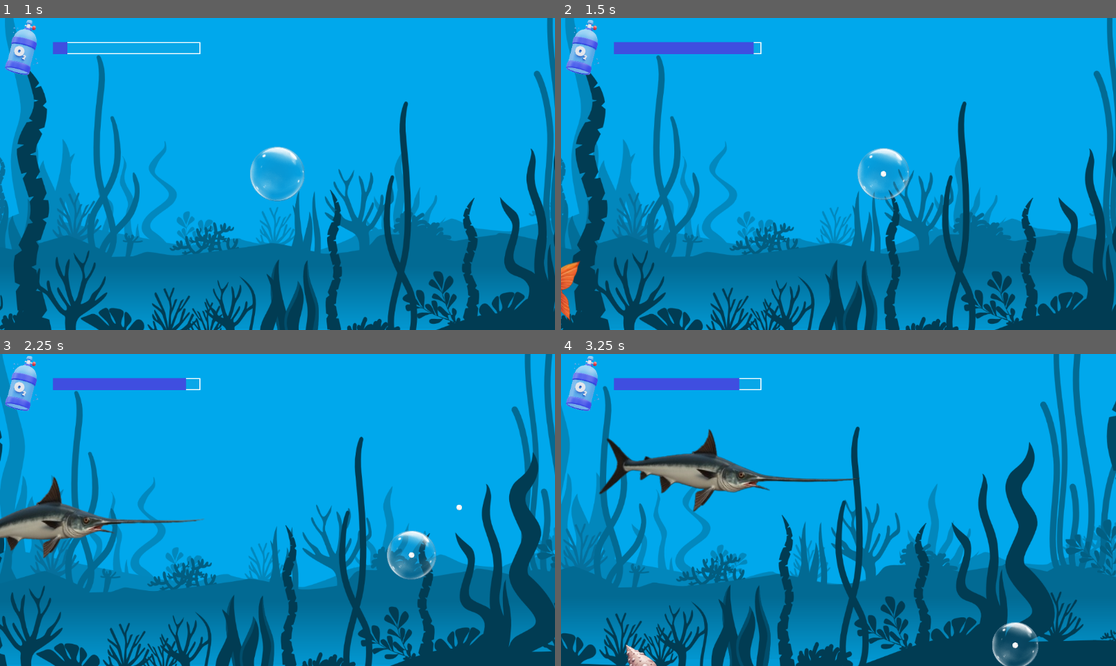
Above: before the commit, frames 1-4 (two rows, left to right).
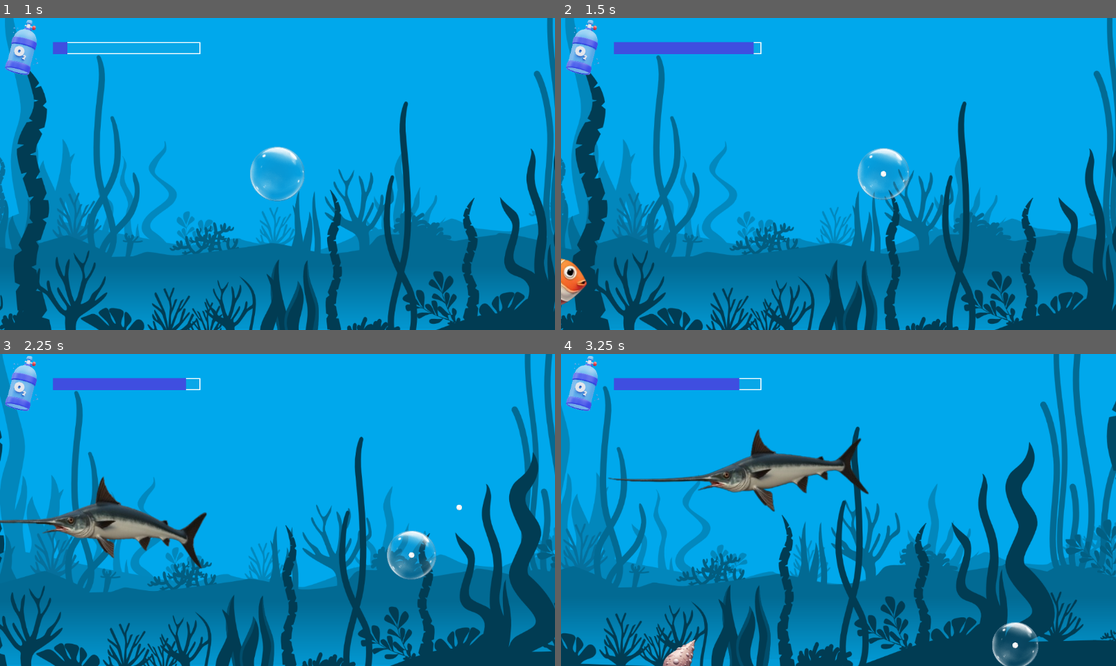
Above: after the commit, the same moments.

Repository: bagaretk/Game6PPL
Game: Godot game, scene res://menu.tscn
Two runs of this game, one before a commit and one after it. Both use one fixed random seed, a clock stepped at 60 frames per second and the inputs below.
Inputs (mouse positions are in pixels of both pictures, inside the frame that each line leads up to):
- Up to frame 1 (1 s): click (99, 189) at 0.5 s
- Up to frame 2 (1.5 s): tap Enter at 1.25 s; hold Right (ui_right) from 1.28 s (still down); tap Space (shoot) at 1.35 s
- Up to frame 3 (2.25 s): release Right (ui_right) at 2.03 s; hold Down (ui_down) from 2.03 s (still down); tap Space (shoot) at 2.1 s
- Up to frame 4 (3.25 s): release Down (ui_down) at 2.78 s; hold Right (ui_right) from 2.78 s (still down); tap Space (shoot) at 2.85 s

Frame 1 is identical in both runs. In frame 2, 0.5% of the frame differs, in the area x 0-5%, y 77-98%; in frame 3, 4.0%; in frame 4, 5.2%, in the area x 6-56%, y 24-100%.

Commit message:
Last updates

Diff:
--- a/Scripts/spawner.gd
+++ b/Scripts/spawner.gd
@@ -113,18 +113,15 @@
 
 		enemy_instance.position = Vector2(spawn_x, spawn_y)
 
-		# If spawning from the left, invert the speed
-		if from_side < 0.5:
-			enemy_instance.speed *= -1
-			var sprite = enemy_instance.get_node_or_null("Sprite2D")
-			if sprite:
-				sprite.flip_h = true
-		else:
-			var sprite = enemy_instance.get_node_or_null("Sprite2D")
-			if sprite:
-				sprite.flip_h = false
+		# If spawning from the left, invert the speed and flip the sprite
+		var sprite = enemy_instance.get_node_or_null("AnimatedSprite2D")
+		if sprite:
+			if from_side < 0.5:
+				sprite.scale.x = -abs(sprite.scale.x)  # Flip horizontally
+				enemy_instance.speed *= -1
+			else:
+				sprite.scale.x = abs(sprite.scale.x)  # Ensure normal orientation
 
+	get_parent().add_child(enemy_instance)
 	var random_scale = randf_range(0.6, 1.5)  # Adjust scale between 0.5x and 1.5x
 	enemy_instance.scale = Vector2(random_scale, random_scale)
-
-	get_parent().add_child(enemy_instance)
--- a/enemy4.tscn
+++ b/enemy4.tscn
@@ -35,6 +35,7 @@
 }]
 
 [node name="Enemy1" type="CharacterBody2D" groups=["Fish"]]
+scale = Vector2(-1, 1)
 script = ExtResource("1_ju2bw")
 
 [node name="CollisionShape2D" type="CollisionShape2D" parent="."]
